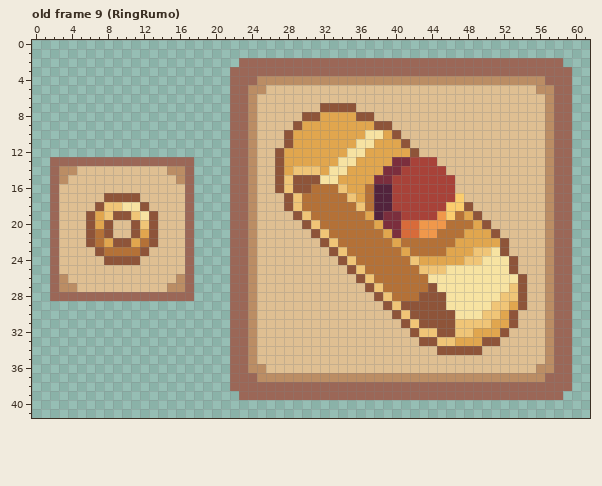
Two states of a pixel-art file, Personal_Roberto/ASEPRITE/5. Menú/ItemsUI/Items.aseprite. The first picture shows the starting point.
62x42 pixels, 10 frames. Shown: old frame 9 (RingRumo). The commit also changed other frames, which this record leaves out.
And afterwards:
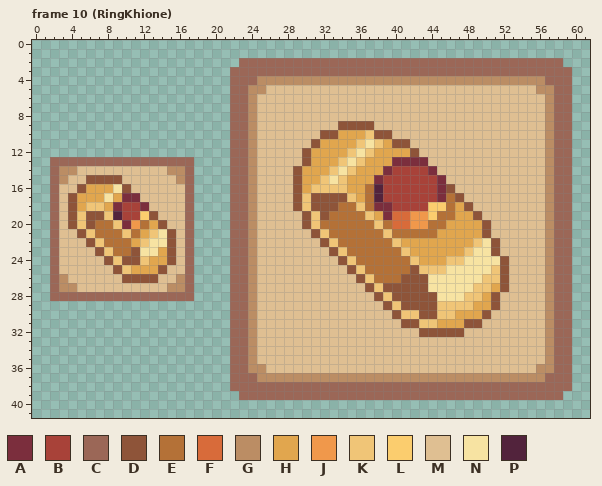
Palette (. is transparent): A #7b2e3d  B #a84239  C #9b6757  D #8e5439  E #b47137  F #d86b3a  G #bb8d64  H #e1a64e  J #f0984b  K #f0c577  L #fbcd6e  M #dfbf92  N #f7e3a2  P #52233c
A new or re-ordered frame is compared with the old frame closest to it.
Diff:
frames 10 -> 12
Changed rows in their new state; - is an unchanged pixel.
Frame 10 (RingKhione) is new; against old frame 9 (RingRumo), layers "Layer 1", "Items Zoom", "Items Tiny":
first column x 4:
 7 ----------------------------MMMM-------------------
 8 --------------------------MMMMMMMM-----------------
 9 -------------------------MMMMMDDDDMM---------------
10 ------------------------MMMMDD---KDDM--------------
11 ------------------------MMMD----K-K-D--------------
12 -----------------------MMMD----K-K-----------------
13 -----------------------MMMD---K-K-----AAM----------
14 -----------------------MMDHH-K-K----B---AM---------
15 --DDDD-----------------MM-HHK-K----B-----AM--------
16 -DHHHND----------------MM-HKKK-----B-----AD--------
17 DHHHNHAA----------------MDKDDDD----B-----AED-------
18 DHKKHABBA---------------MDKDDD----AA----LLEH-------
19 DK-D-PBBL----------------MDKD----KH-FFJJLEEH-------
20 DK-EEKAJEHD-----------------------KEF-J-EEHHH------
21 -DK-EEKE-KND-----------------------KEEEEEHHH--DM---
22 ---KEEE-KNND------------------------KHHHHHH--KNDM--
23 ----K--DNNHD-------------------------KHHHH--KNNDM--
24 -----K--KHHD------------------------------KKNN--DM-
25 -----DKHHHD---------------------------D--------KDM-
26 ------DDDD---------------------------DDD------KKDMM
27 -----------------------------------DDDDDN----KKHDMM
28 ------------------------------------DDD--N--KKHDMMM
29 -----------------------------------------KKKKHHDMMM
30 --------------------------------------K--KKHHHDMMM-
31 --------------------------------------DKKHHHDDMMMM-
32 --------------------------------------MDD--DMMMMM--
33 ---------------------------------------MMMMMMMMM---
34 -----------------------------------------MMMMM-----
Pixel boxes of the changes (left, top, right, bottom) in both pictures:
changed: (275, 103, 527, 355)
changed: (68, 175, 176, 283)
